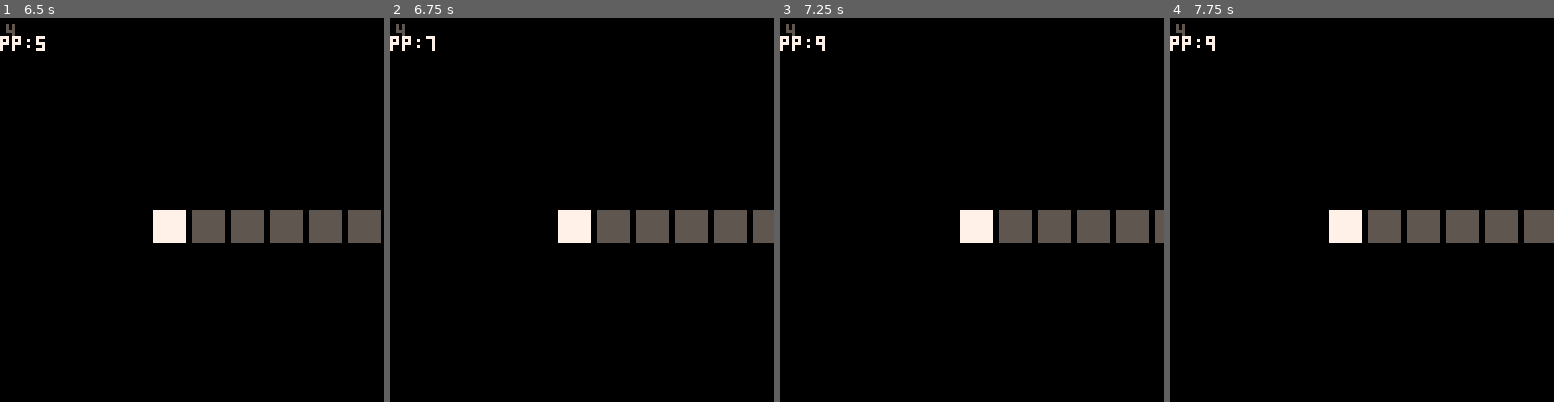
Above: before the commit, frames 1-4 (left to right).
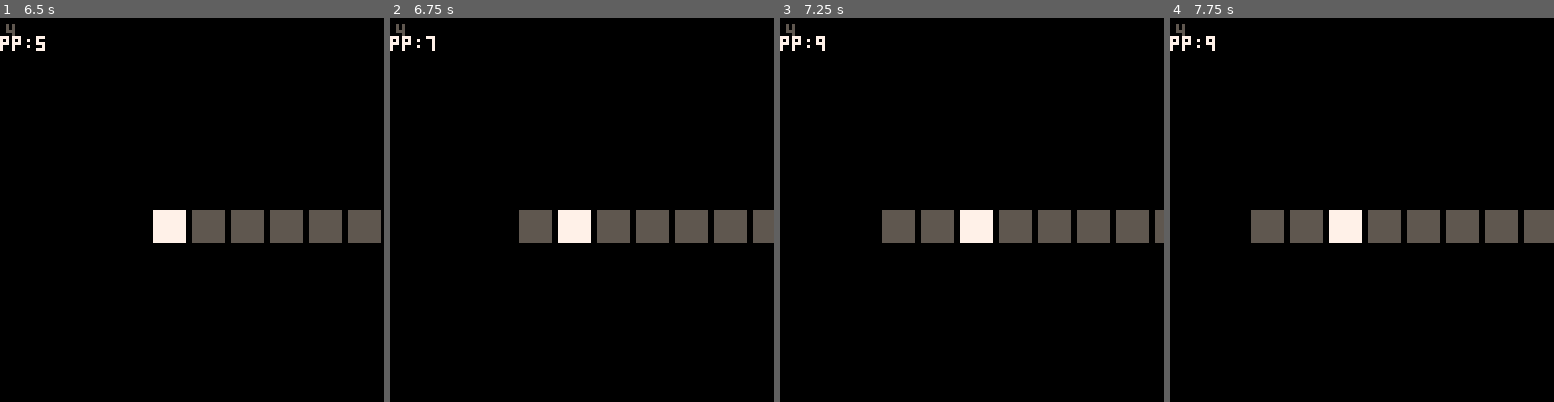
Above: after the commit, the same moments.

Repository: abemassry/dimensional-jump
Game: PICO-8 cartridge dimensional-jump.p8
Same seed, same stepped clock (60 frames per second), same inputs: the game is played once before the commit and once after it.
Inputs:
- Up to frame 1 (6.5 s): tap X (X key) at 0.33, 1.07, 1.85, 2.97, 4.08, 5.2, 6.32 s; tap O (Z key) at 0.7, 1.7, 2.1, 2.5, 2.9, 3.3, 3.7, 4.1, 4.5, 4.9, 5.3, 5.7, 6.1 s; hold Right 1.6-2.1 s; hold Up 2.15-2.42 s; hold Right 2.47-3.03 s; hold Left 3.08-3.58 s; hold Down 3.63-3.97 s; hold Right 4.02-4.68 s; hold Up 4.73-5.03 s; hold Left 5.08-5.68 s; hold Down 5.73-6.03 s; hold Right from 6.08 s (still down)
- Up to frame 2 (6.75 s): tap O (Z key) at 6.5 s; release Right at 6.58 s; hold Right from 6.63 s (still down)
- Up to frame 3 (7.25 s): tap O (Z key) at 6.9 s; release Right at 7.13 s; hold Up from 7.18 s (still down)
- Up to frame 4 (7.75 s): tap O (Z key) at 7.3, 7.7 s; tap X (X key) at 7.43 s; release Up at 7.45 s; hold Right from 7.5 s (still down)

Frame 1 is identical in both runs. In frame 2, 0.7% of the frame differs, in the area x 33-43%, y 50-59%; in frame 3, 1.5%, in the area x 26-46%, y 50-59%; in frame 4, 1.5%.

Commit message:
add proper restart and fall 1d

Diff:
--- a/dimensional-jump.p8
+++ b/dimensional-jump.p8
@@ -151,6 +151,7 @@
 		dropping = false,
 		fall_anim = 0,
 		falling = false,
+		fall_override = false,
 		t=0,
 		update=function(self)
 			-- handle right button press
@@ -194,10 +195,11 @@
 			local count=0
 			local dashx = 0
 			local drops = {15, 21, 28, 35, 42}
-			if (self.falling and self.tick_timer % 2 == 0) self.fall_anim += 1
+			if (self.falling and self.tick_timer % 4 == 0) self.fall_anim += 1
 			if (self.fall_anim > 6) then
 				self.fall_anim = 6
 				if (self.tick_timer > 115) then
+					self.fall_override = true
 					reset_stage = true
 					overlay_state = 4
 				end
@@ -225,12 +227,15 @@
 					if (i == drop) c = 1
 				end
 				print('pp:'..self.player_pos, 0, 6, 7)
-				if ((self.player_pos - 5) < 5 and count < self.player_pos) c = 0
+				if (count < self.player_pos and count < 5) c = 0
+				if (count < self.player_pos-1 and count < 7) c = 0
+				if (count < self.player_pos-3 and count < 9) c = 0
+				if (count < self.player_pos-5 and count < 11) c = 0
 
 				rectfill(x1, 64, x2, 74, c)
 				if (c == 1) then
 					if (self.player_pos == count) then
-						rectfill(x1+self.fall_anim, 64+self.fall_anim, x2-self.fall_anim, 74-self.fall_anim, 7)
+						if (self.fall_anim <= 5) rectfill(x1+self.fall_anim, 64+self.fall_anim, x2-self.fall_anim, 74-self.fall_anim, 7)
 						self.falling = true
 					end
 				end
